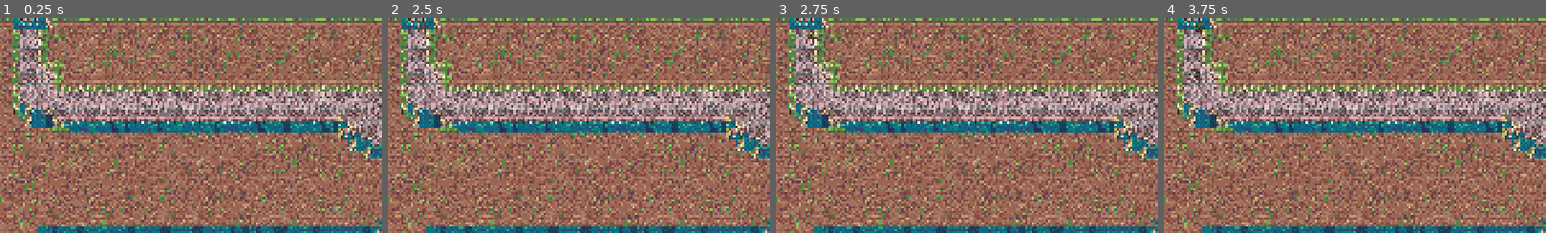
Above: before the commit, frames 1-4 (left to right).
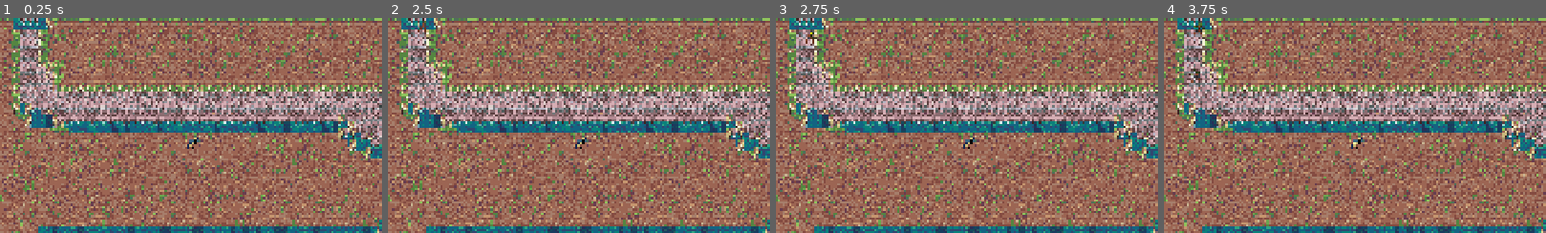
Above: after the commit, the same moments.

Repository: KH951-ARU/MOD009717_godot
Game: Godot game, scene res://Levels/levels scenes/level_1.tscn
The game is run twice, just before and just after one commit, with the same random seed, the same clock (stepped at 60 frames per second) and the same inputs. This scene is started directly instead of the project's main scene.
Inputs (mouse positions are % of the whole screen's width and height, from its top left):
- Up to frame 1 (0.25 s): no input
- Up to frame 2 (2.5 s): click "II" at 0.5 s; click (88, 4) at 1.25 s, where only the run before the commit has a clickable "I>"; click (96, 4) at 2 s, where only the run before the commit has a clickable "II"
- Up to frame 3 (2.75 s): no input
- Up to frame 4 (3.75 s): click (88, 4) at 2.75 s, where only the run after the commit has a clickable "I>"; click (96, 4) at 3.5 s, where only the run after the commit has a clickable "II"
The pictures show only the part of the screen within x 2-52%, y 0-50%; the shares and areas given below are measured in that part.

The runs differ from the first frame. In frame 1, 0.1% of the frame differs, in the area x 48-52%, y 55-61%; in frame 2, 0.1%; in frame 3, 0.1%; in frame 4, 0.1%.

Commit message:
Step 12 tower are being built errors included

Diff:
--- a/General Assets/Enermies/enermies/Beholder.tscn
+++ b/General Assets/Enermies/enermies/Beholder.tscn
@@ -89,7 +89,7 @@
 [sub_resource type="CircleShape2D" id="CircleShape2D_b87xn"]
 radius = 11.0805
 
-[node name="PathFollow2D" type="PathFollow2D"]
+[node name="Beholder" type="PathFollow2D" groups=["EnemyPresent"]]
 rotates = false
 loop = false
 
--- a/General Assets/Enermies/enermies/Goblin.tscn
+++ b/General Assets/Enermies/enermies/Goblin.tscn
@@ -131,7 +131,7 @@
 [sub_resource type="CircleShape2D" id="CircleShape2D_b87xn"]
 radius = 11.0805
 
-[node name="PathFollow2D" type="PathFollow2D"]
+[node name="PathFollow2D" type="PathFollow2D" groups=["EnemyPresent"]]
 rotates = false
 loop = false
 
--- a/General Assets/Enermies/enermies/skeleton.tscn
+++ b/General Assets/Enermies/enermies/skeleton.tscn
@@ -6,7 +6,7 @@
 [sub_resource type="CircleShape2D" id="CircleShape2D_b87xn"]
 radius = 11.0805
 
-[node name="PathFollow2D" type="PathFollow2D"]
+[node name="PathFollow2D" type="PathFollow2D" groups=["EnemyPresent"]]
 rotates = false
 loop = false
 
--- /dev/null
+++ b/General Assets/Towers/Towers/Towers scenes/attacksfx paliden.tscn
@@ -0,0 +1,32 @@
+[gd_scene load_steps=5 format=3 uid="uid://cewo31mdqgrxi"]
+
+[ext_resource type="Script" uid="uid://c4kxo1drspb8w" path="res://Scripts/Towers/palidenAttackSFX.gd" id="1_pf6mb"]
+[ext_resource type="SpriteFrames" uid="uid://cpdomk41ua7nb" path="res://General Assets/Towers/Sketchbooks for towers/PalidenAttackVFXanims.tres" id="1_r4qqq"]
+
+[sub_resource type="CapsuleShape2D" id="CapsuleShape2D_liw5c"]
+radius = 17.0
+height = 60.0
+
+[sub_resource type="CapsuleShape2D" id="CapsuleShape2D_r4qqq"]
+radius = 34.0
+height = 78.0
+
+[node name="Heavenly Smite" type="CharacterBody2D"]
+script = ExtResource("1_pf6mb")
+
+[node name="PalidenSFX" type="AnimatedSprite2D" parent="."]
+sprite_frames = ExtResource("1_r4qqq")
+animation = &"EngenyWave"
+frame_progress = 0.255021
+
+[node name="CollisionShape2D" type="CollisionShape2D" parent="."]
+rotation = 1.5708
+shape = SubResource("CapsuleShape2D_liw5c")
+
+[node name="Area2D" type="Area2D" parent="."]
+
+[node name="CollisionShape2D2" type="CollisionShape2D" parent="Area2D"]
+rotation = 1.5708
+shape = SubResource("CapsuleShape2D_r4qqq")
+
+[connection signal="body_entered" from="Area2D" to="." method="_on_area_2d_body_entered"]
--- /dev/null
+++ b/General Assets/Towers/Towers/Towers scenes/paliden.tscn
@@ -0,0 +1,39 @@
+[gd_scene load_steps=6 format=3 uid="uid://c3526c4uocoyx"]
+
+[ext_resource type="Script" uid="uid://b0ifp57hqi35j" path="res://Scripts/Towers/paliden.gd" id="1_y5mfy"]
+[ext_resource type="SpriteFrames" uid="uid://dvbkpbtk5e43d" path="res://General Assets/Towers/Sketchbooks for towers/PalidenSpriteAnims.tres" id="2_f703l"]
+[ext_resource type="PackedScene" uid="uid://cewo31mdqgrxi" path="res://General Assets/Towers/Towers/Towers scenes/attacksfx paliden.tscn" id="2_i2wyq"]
+
+[sub_resource type="RectangleShape2D" id="RectangleShape2D_vnfrm"]
+size = Vector2(54, 43)
+
+[sub_resource type="CircleShape2D" id="CircleShape2D_g6f8q"]
+radius = 200.0
+
+[node name="Paliden" type="StaticBody2D" node_paths=PackedStringArray("spriteholder", "towers")]
+script = ExtResource("1_y5mfy")
+Spell = ExtResource("2_i2wyq")
+spriteholder = NodePath("palidien")
+towers = NodePath("palidien/Tower")
+
+[node name="CollisionShape2D" type="CollisionShape2D" parent="."]
+position = Vector2(0, -4)
+shape = SubResource("RectangleShape2D_vnfrm")
+
+[node name="Aim" type="Marker2D" parent="."]
+position = Vector2(33, 0)
+
+[node name="palidien" type="AnimatedSprite2D" parent="."]
+sprite_frames = ExtResource("2_f703l")
+animation = &"RangedAttack"
+frame_progress = 0.726275
+
+[node name="Tower" type="Area2D" parent="palidien"]
+
+[node name="CollisionShape2D" type="CollisionShape2D" parent="palidien/Tower"]
+shape = SubResource("CircleShape2D_g6f8q")
+
+[node name="spellcontainer" type="Node" parent="."]
+
+[connection signal="body_entered" from="palidien/Tower" to="." method="_on_tower_body_entered"]
+[connection signal="body_exited" from="palidien/Tower" to="." method="_on_tower_body_exited"]
--- a/General Assets/Towers/Towers/paliden.tscn
+++ /dev/null
@@ -1,29 +0,0 @@
-[gd_scene load_steps=5 format=3 uid="uid://c3526c4uocoyx"]
-
-[ext_resource type="Script" uid="uid://b0ifp57hqi35j" path="res://Scripts/Towers/paliden.gd" id="1_g6f8q"]
-[ext_resource type="SpriteFrames" uid="uid://dvbkpbtk5e43d" path="res://General Assets/Towers/Sketchbooks for towers/PalidenSpriteAnims.tres" id="1_u67br"]
-
-[sub_resource type="RectangleShape2D" id="RectangleShape2D_vnfrm"]
-size = Vector2(54, 43)
-
-[sub_resource type="CircleShape2D" id="CircleShape2D_g6f8q"]
-radius = 200.0
-
-[node name="Paliden" type="StaticBody2D"]
-script = ExtResource("1_g6f8q")
-
-[node name="CollisionShape2D" type="CollisionShape2D" parent="."]
-position = Vector2(0, -4)
-shape = SubResource("RectangleShape2D_vnfrm")
-
-[node name="Area" type="Marker2D" parent="."]
-
-[node name="palidien" type="AnimatedSprite2D" parent="."]
-sprite_frames = ExtResource("1_u67br")
-animation = &"idle"
-frame_progress = 0.258099
-
-[node name="Tower" type="Area2D" parent="palidien"]
-
-[node name="CollisionShape2D" type="CollisionShape2D" parent="palidien/Tower"]
-shape = SubResource("CircleShape2D_g6f8q")
--- a/Levels/levels scenes/level_1.tscn
+++ b/Levels/levels scenes/level_1.tscn
@@ -9,6 +9,7 @@
 [ext_resource type="PackedScene" uid="uid://cus8os27gf26v" path="res://GUI/pause_menu.tscn" id="7_i8lqa"]
 [ext_resource type="Script" uid="uid://co036lyi2m8hf" path="res://Scripts/Level/pause.gd" id="8_5cntx"]
 [ext_resource type="Resource" uid="uid://vfreotj6qc5l" path="res://Scripts/Wave (system & control)/Waves (format _level-wave)/L1W1.tres" id="9_5cntx"]
+[ext_resource type="PackedScene" uid="uid://c3526c4uocoyx" path="res://General Assets/Towers/Towers/Towers scenes/paliden.tscn" id="10_24xcu"]
 
 [node name="Level 1" type="Node2D" node_paths=PackedStringArray("pausesyst")]
 script = ExtResource("8_5cntx")
@@ -58,4 +59,9 @@
 [node name="Path2D" parent="PathSpawner" instance=ExtResource("3_xapvs")]
 waves = Array[ExtResource("5_nfc5j")]([ExtResource("9_5cntx"), ExtResource("6_hygg8"), null, null, null, null])
 
+[node name="Tower" type="Node2D" parent="." groups=["tower"]]
+
+[node name="Paliden" parent="Tower" instance=ExtResource("10_24xcu")]
+position = Vector2(529, 371)
+
 [connection signal="timeout" from="PathSpawner/Timer" to="PathSpawner" method="_on_timer_timeout"]
--- a/Scripts/Enermies/Beholder.gd
+++ b/Scripts/Enermies/Beholder.gd
@@ -1,9 +1,10 @@
-extends Node2D
-
+extends Enemy
+class_name beholder
 @export var speed : float = 0.03
 @export var positioncache : Vector2
 @export var spriteholder : AnimatedSprite2D
 @export var pathfollower : PathFollow2D
+@export var health = 10
 # Called every frame. 'delta' is the elapsed time since the previous frame.
 func _ready() -> void:
 	spriteholder.play("Walk")
@@ -12,3 +13,6 @@
 	pathfollower.progress_ratio += (speed * delta)
 	if pathfollower.progress_ratio == 1:
 		queue_free()
+
+	if health <= 0:
+		get_parent().get_parent().queue_free()
--- a/Scripts/Enermies/Goblin.gd
+++ b/Scripts/Enermies/Goblin.gd
@@ -1,9 +1,10 @@
-extends Node2D
-
+extends Enemy
+class_name goblin
 @export var speed : float = 0.03
 @export var positioncache : Vector2
 @export var spriteholder : AnimatedSprite2D
 @export var pathfollower : PathFollow2D
+@export var health = 5
 # Called every frame. 'delta' is the elapsed time since the previous frame.
 func _ready() -> void:
 	spriteholder.play("Walk")
@@ -12,3 +13,6 @@
 	pathfollower.progress_ratio += (speed * delta)
 	if pathfollower.progress_ratio == 1:
 		queue_free()
+
+	if health <= 0:
+		get_parent().get_parent().queue_free()
--- /dev/null
+++ b/Scripts/Enermies/baseEM.gd
@@ -0,0 +1,5 @@
+extends Node2D
+class_name Enemy
+
+#if get_tree().get_nodes_in_group("EnemyPresent") != null:
+	#var group = get_tree().get_nodes_in_group("EnemyPresent")
--- a/Scripts/Enermies/skeleton.gd
+++ b/Scripts/Enermies/skeleton.gd
@@ -1,9 +1,10 @@
-extends Node2D
-
+extends Enemy
+class_name skeleton
 @export var speed : float = 0.01
 @export var positioncache : Vector2
 @export var spriteholder : AnimatedSprite2D
 @export var pathfollower : PathFollow2D
+@export var health = 20
 # Called every frame. 'delta' is the elapsed time since the previous frame.
 func _ready() -> void:
 	spriteholder.play("Walk")
@@ -12,3 +13,6 @@
 	pathfollower.progress_ratio += (speed * delta)
 	if pathfollower.progress_ratio == 1:
 		queue_free()
+
+	if health <= 0:
+		get_parent().get_parent().queue_free()
--- a/Scripts/Level/pause.gd
+++ b/Scripts/Level/pause.gd
@@ -11,10 +11,12 @@
 
 func pauseMenu():
 	if paused:
-		pausesyst.hide()
+		pausesyst.show()
+		print("paused")
 		Engine.time_scale = 1
 	else:
-		pausesyst.show()
+		pausesyst.hide()
+		print("resumed")
 		Engine.time_scale = 0
 
 	paused = !paused
--- a/Scripts/Towers/paliden.gd
+++ b/Scripts/Towers/paliden.gd
@@ -1,11 +1,44 @@
 extends StaticBody2D
 
+@export var Spell : PackedScene
+var SpellDamage = 5
+var tracePath
+var currentTarget = []
+var current
+@onready var sprite = get_node('palidien')
+@export var spriteholder : AnimatedSprite2D
+@export var towers : Area2D
 
-# Called when the node enters the scene tree for the first time.
 func _ready() -> void:
+	spriteholder.play("idle")
+
+func _on_tower_body_entered(body: Node2D):
+	if body is Enemy  :
+		var tempArray = []
+		#currentTarget = get_node("Tower").get_overlapping_bodies()
+		currentTarget = get_tree().get_nodes_in_group("tower")
+		for tower in currentTarget:
+			tower = towers.get_overlapping_bodies()
+		for i in currentTarget:
+			if Enemy in i.name:
+				tempArray.append(1)
+		currentTarget = null
+
+		for i in tempArray:
+			if currentTarget == null:
+				currentTarget = i.get_node("../")
+			else:
+				if i.get_parent().get_progress > currentTarget.get_progress():
+					currentTarget = i.get_node("../")
+		current = currentTarget
+		tracePath = currentTarget.get_parent().name
+
+		spriteholder.play("RangedAttack")
+		var tempSpell = Spell.instantiate()
+		tempSpell.tracePath = tracePath
+		tempSpell.SpellDamage = SpellDamage
+		get_node("spellcontainer").add_child(tempSpell)
+		tempSpell.global_position = $Aim.global_position
+
+func _on_tower_body_exited(body: Node2D):
 	pass # Replace with function body.
-
-
-# Called every frame. 'delta' is the elapsed time since the previous frame.
-func _process(delta: float) -> void:
-	pass
--- /dev/null
+++ b/Scripts/Towers/palidenAttackSFX.gd
@@ -0,0 +1,24 @@
+extends CharacterBody2D
+
+var target
+var speed = 100
+var tracePath = ""
+var SpellDamage
+
+func _physics_process(delta):
+	var pathSpawnerNode = get_tree().get_root().get_node("level 1/PathSpawner")
+
+	for i in pathSpawnerNode.get_child_count():
+		if  pathSpawnerNode.get_child(i).name == tracePath:
+			target = pathSpawnerNode.get_child(i).get_child(0).get_child(0).global_position
+
+	velocity = global_position.direction_to(target) * speed
+
+	look_at(target)
+
+	move_and_slide()
+
+func _on_area_2d_body_entered(body: Node2D) -> void:
+	if body is Enemy:
+		body.health -= SpellDamage
+		queue_free()
--- /dev/null
+++ b/Scripts/Towers/towercontainer.gd
@@ -0,0 +1,2 @@
+extends Node2D
+class_name Towercontainer
--- a/Scripts/Wave (system & control)/WaveSpanwer.gd
+++ b/Scripts/Wave (system & control)/WaveSpanwer.gd
@@ -25,6 +25,7 @@
 	spawn_unit(waves[spawnerIndex].enemy_sequneces[sequneceIndex].EnemyIndex, waves[spawnerIndex].enemy_sequneces[sequneceIndex].time,waves[spawnerIndex].enemy_sequneces[sequneceIndex].amount)
 	status = 'idle'
 	currentWave += 1
+	print(currentWave)
 	await get_tree().create_timer(20).timeout
 
 func spawn_unit(enemy_index, time, amount):
--- a/Towers scenes/attacksfx paliden.tscn
+++ /dev/null
@@ -1,17 +0,0 @@
-[gd_scene load_steps=3 format=3 uid="uid://cewo31mdqgrxi"]
-
-[ext_resource type="SpriteFrames" uid="uid://cpdomk41ua7nb" path="res://General Assets/Towers/Sketchbooks for towers/PalidenAttackVFXanims.tres" id="1_r4qqq"]
-
-[sub_resource type="CapsuleShape2D" id="CapsuleShape2D_liw5c"]
-radius = 8.0
-height = 42.0
-
-[node name="CharacterBody2D" type="CharacterBody2D"]
-
-[node name="CollisionShape2D" type="CollisionShape2D" parent="."]
-shape = SubResource("CapsuleShape2D_liw5c")
-
-[node name="AnimatedSprite2D" type="AnimatedSprite2D" parent="."]
-sprite_frames = ExtResource("1_r4qqq")
-animation = &"EngenyWave"
-frame_progress = 0.244116
--- a/project.godot
+++ b/project.godot
@@ -26,6 +26,10 @@
 window/size/mode=4
 window/stretch/mode="canvas_items"
 
+[global_group]
+
+EnemyPresent=""
+
 [input]
 
 Test={
Renamed: General Assets/Towers/Towers/ranger.tscn -> General Assets/Towers/Towers/Towers scenes/ranger.tscn
Not shown: 1 places in Levels/levels scenes/level_1.tscn that only renumber resources
Not shown, added: Scripts/Enermies/baseEM.gd.uid
Not shown, added: Scripts/Towers/palidenAttackSFX.gd.uid
Not shown, added: Scripts/Towers/towercontainer.gd.uid
